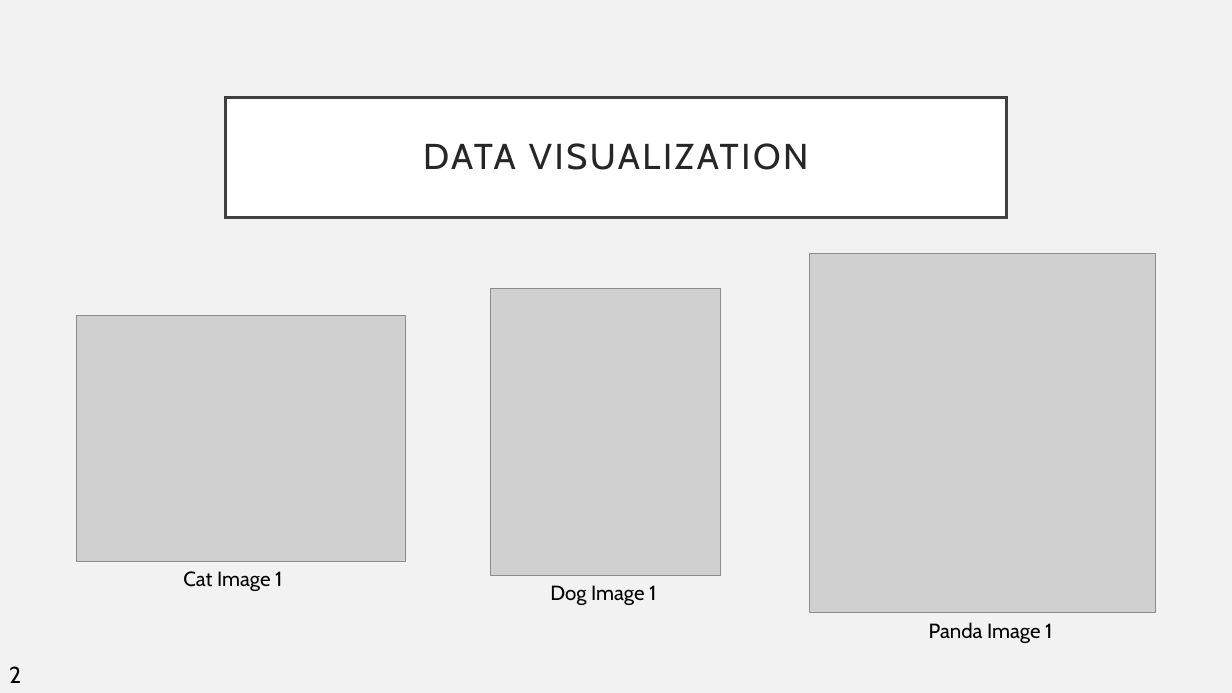
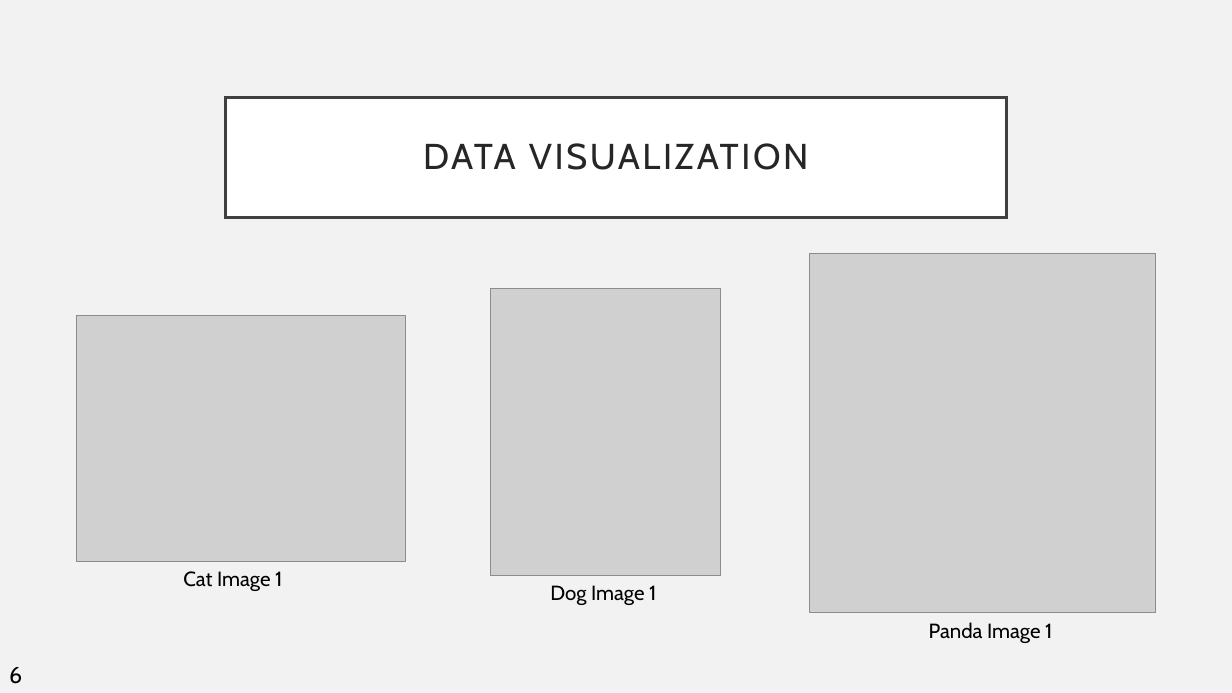
Before and after one commit to EZRA-DVLPR/MachineLearning-Comp542, a slide deck: slide 7 of group_proj/presentations/FinalPresentation.pptx (slide 8 before the commit). Drawn at 1232x693 pixels with LibreOffice and Linux fonts; fonts in the diff are those of the drawing; grey boxes stand for pictures. Boxes give left, top, right and bottom in pixels: in the first picture for what was removed or moved away, otherwise in the second. Text is boxed around its words. In the diff, an @@ line names an element or a change of style, - is before the commit and + after.

```diff
--- a/group_proj/presentations/FinalPresentation.pptx
+++ b/group_proj/presentations/FinalPresentation.pptx
@@ text removed at [9, 666, 21, 683] @@
-2
@@ text added at [9, 667, 22, 684], 18 pt, text #000000 @@
+6
```
Also in this commit, not shown: 33 other slides changed, 12 slides added, 5 slides removed, 1 other file.
